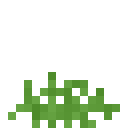
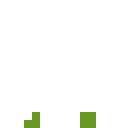
Two versions of the same layered image (w=128, h=128). Layer-by-layer changes:
added group "Rhubarb" with 5 layers above "Strawberry" over [8, 72, 120, 128]
added layer "Rhubarb Stage 0" in group "Rhubarb" over [24, 112, 96, 128]
hid group "Strawberry" (1st of 2) (5 layers) over [8, 72, 120, 128]
hid "Bush 0" (3rd of 4, in "Strawberry") over [8, 72, 120, 128]
